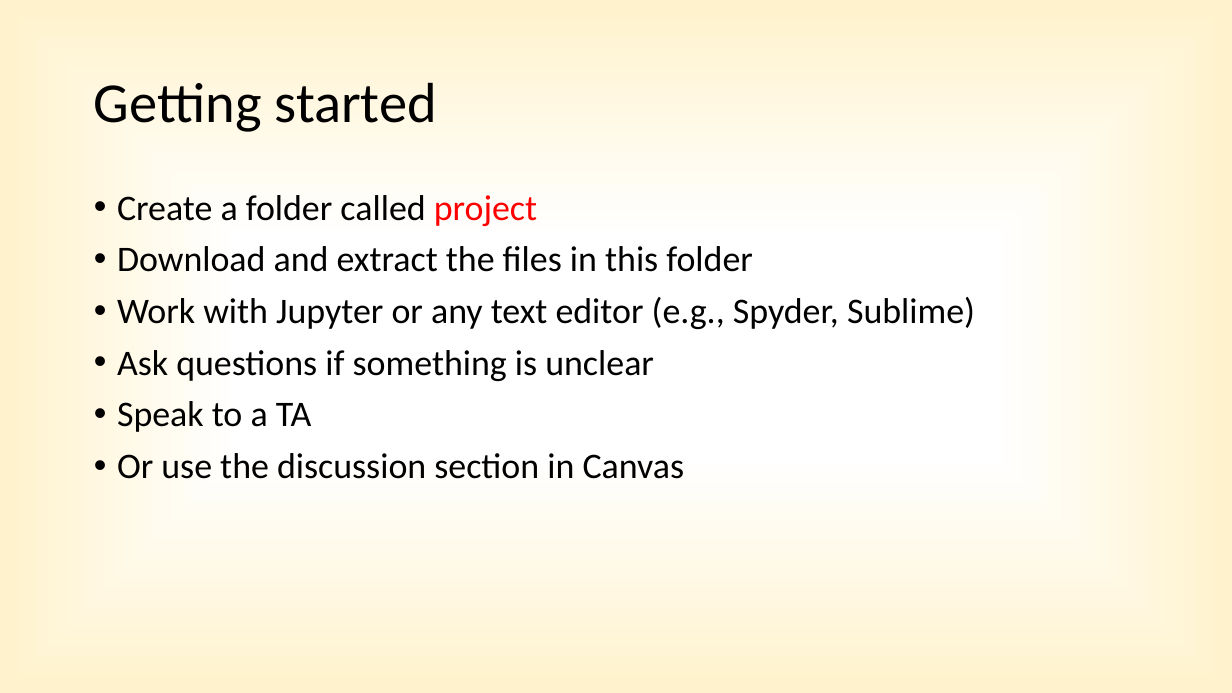
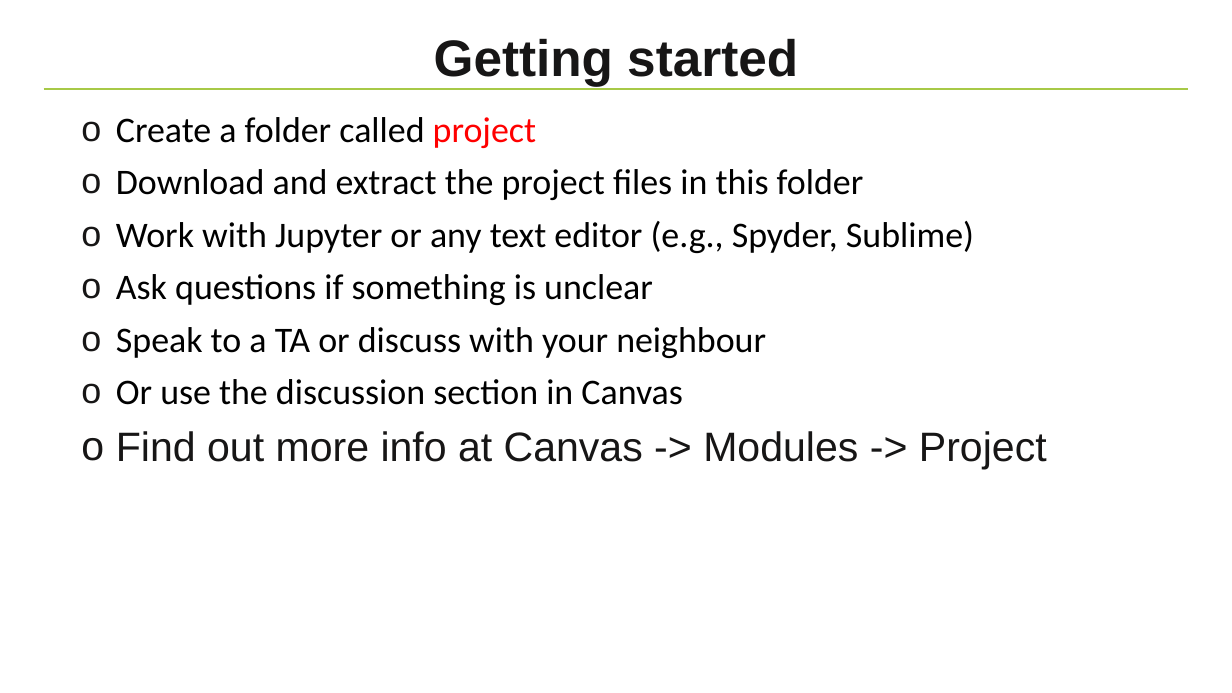
Before and after one commit to NBISweden/workshop-python, a slide deck: slide 13 of lectures/Project.pptx (slide 15 before the commit). Drawn at 1232x693 pixels with LibreOffice and Linux fonts; fonts in the diff are those of the drawing; background and template pictures are left out. Boxes give left, top, right and bottom in pixels: in the first picture for what was removed or moved away, otherwise in the second. Text is boxed around its words. In the diff, an @@ line names an element or a change of style, - is before the commit and + after.

Commit message:
update slides for the project

```diff
--- a/lectures/Project.pptx
+++ b/lectures/Project.pptx
@@ background gradient #FFFFFF to #FFF2CC to #FFECB2 to #FFFFFF @@
@@ title "Getting started": place and size @@
-title "Getting started" at [94,82,437,132]
+title "Getting started" at [434,38,798,86]
@@ title "Getting started" at [434,38,798,86]: size 44 to 40 pt, font Calibri to Arial, text colour #000000 to #171616, bold on; alignment left to centre @@
@@ line added from (43, 89) to (1189, 89), #A7C947 1 pt @@
@@ text "Create a folder called project": place and size @@
-text "Create a folder called project" at [117,195,975,479]
+text "Create a folder called project" at [116,117,1047,470]
@@ text at [116,117,974,405]: bullet • to o @@
@@ text at [116,169,864,200]: text changed @@
-• Download and extract the files in this folder
+o Download and extract the project files in this folder
@@ text at [116,327,766,358]: text changed @@
-• Speak to a TA
+o Speak to a TA or discuss with your neighbour
@@ text at [116,431,1047,470]: paragraph added @@
+o Find out more info at Canvas -> Modules -> Project
```
Also in this commit, not shown: 8 other slides changed, 4 slides added, 6 slides removed.
